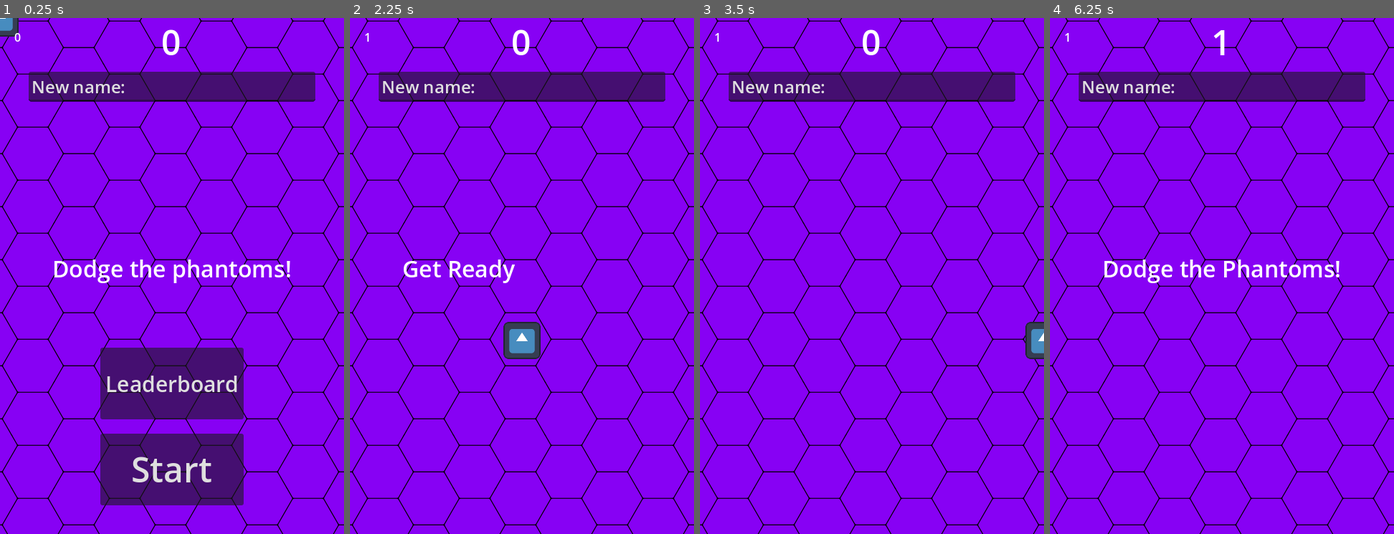
Above: before the commit, frames 1-4 (left to right).
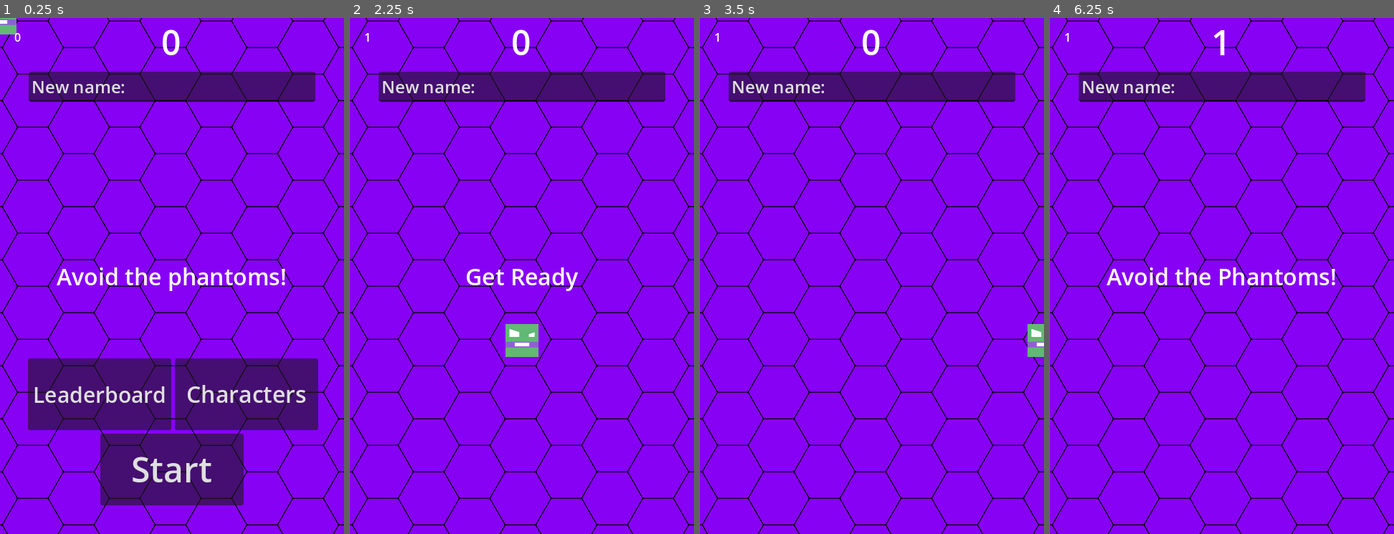
Above: after the commit, the same moments.

Repository: zacharyh9108/Dodgeball
Game: Godot game, scene res://main.tscn
Same seed, same stepped clock (60 frames per second), same inputs: the game is played once before the commit and once after it. The engine's default icon, where the game draws it, is replaced by a stand-in: a white triangle on a blue panel in a dark square.
Inputs (mouse positions are in pixels of both pictures, inside the frame that each line leads up to):
- Up to frame 1 (0.25 s): no input
- Up to frame 2 (2.25 s): click "Leaderboard" at 0.5 s; click (597, 394) at 1.25 s, where only the run after the commit has a clickable "Characters"; click "Start" at 2 s
- Up to frame 3 (3.5 s): tap Enter (start_game_input) at 2.75 s; hold D (move_right) from 2.78 s (still down); hold Enter (start_game_input) from 2.78 s (still down)
- Up to frame 4 (6.25 s): release D (move_right) at 3.53 s; release Enter (start_game_input) at 3.53 s; hold S (move_down) 3.53-4.28 s; tap Enter (start_game_input) at 3.6, 5.1 s; hold D (move_right) 4.28-5.03 s; hold Enter (start_game_input) 4.28-5.03 s; hold W (move_up) 5.03-5.78 s; hold A (move_left) from 5.78 s (still down); hold Enter (start_game_input) from 5.78 s (still down)

The runs differ from the first frame. In frame 1, 10% of the frame differs, in the area x 0-93%, y 0-80%; in frame 2, 1.6%; in frame 3, 0.4%; in frame 4, 1.6%.

Commit message:
Add files via upload
Added a character button, and rearranged the HUD

Diff:
--- a/Player.gd
+++ b/Player.gd
@@ -23,9 +23,7 @@
 
 	if velocity.length() > 0:
 		velocity = velocity.normalized() * speed
-		$AnimatedSprite2D.play()
-	else:
-		$AnimatedSprite2D.stop()
+
 	position += velocity * delta
 	position = position.clamp(Vector2.ZERO, screen_size)
 
--- a/hud.gd
+++ b/hud.gd
@@ -3,10 +3,11 @@
 # Notifies `Main` node that the button has been pressed
 signal start_game
 signal leaderboard
+signal character
 
 # Called when the node enters the scene tree for the first time.
 func _ready():
-	pass # Replace with function body.
+	pass
 
 # Called every frame. 'delta' is the elapsed time since the previous frame.
 func _process(delta):
@@ -22,12 +23,13 @@
 	# Wait until the MessageTimer has counted down.
 	await $MessageTimer.timeout
 
-	$Message.text = "Dodge the Phantoms!"
+	$Message.text = "Avoid the Phantoms!"
 	$Message.show()
 	# Make a one-shot timer and wait for it to finish.
 	await get_tree().create_timer(1.0).timeout
 	$LeaderboardButton.show()
 	$StartButton.show()
+	$CharacterButton.show()
 
 func update_score(score):
 	$ScoreLabel.text = str(score)
@@ -43,5 +45,9 @@
 	$AttemptLabel.text = str(attempt)
 
 func _on_leaderboard_button_pressed():
-		$LeaderboardButton.hide()
-		leaderboard.emit()
+	$LeaderboardButton.hide()
+	leaderboard.emit()
+
+func _on_character_button_pressed():
+	$CharacterButton.hide()
+	character.emit()
--- a/hud.tscn
+++ b/hud.tscn
@@ -29,7 +29,9 @@
 grow_horizontal = 2
 grow_vertical = 2
 theme_override_font_sizes/font_size = 32
-text = "Dodge the phantoms!"
+text = "Avoid the phantoms!"
+horizontal_alignment = 1
+vertical_alignment = 1
 
 [node name="AttemptLabel" type="Label" parent="."]
 offset_left = 20.0
@@ -62,17 +64,33 @@
 anchor_top = 1.0
 anchor_right = 0.5
 anchor_bottom = 1.0
-offset_left = -100.0
-offset_top = -260.0
-offset_right = 100.0
-offset_bottom = -160.0
+offset_left = -201.0
+offset_top = -245.0
+offset_right = -1.0
+offset_bottom = -145.0
 grow_horizontal = 2
 grow_vertical = 0
 theme_override_font_sizes/font_size = 30
 text = "Leaderboard"
 
+[node name="CharacterButton" type="Button" parent="."]
+anchors_preset = 8
+anchor_left = 0.5
+anchor_top = 0.5
+anchor_right = 0.5
+anchor_bottom = 0.5
+offset_left = 4.0
+offset_top = 115.0
+offset_right = 204.0
+offset_bottom = 215.0
+grow_horizontal = 2
+grow_vertical = 2
+theme_override_font_sizes/font_size = 32
+text = "Characters"
+
 [node name="MessageTimer" type="Timer" parent="."]
 
 [connection signal="pressed" from="StartButton" to="." method="_on_start_button_pressed"]
 [connection signal="pressed" from="LeaderboardButton" to="." method="_on_leaderboard_button_pressed"]
+[connection signal="pressed" from="CharacterButton" to="." method="_on_character_button_pressed"]
 [connection signal="timeout" from="MessageTimer" to="." method="_on_message_timer_timeout"]
--- a/main.gd
+++ b/main.gd
@@ -22,6 +22,7 @@
 
 func new_game():
 	$HUD/LeaderboardButton.hide()
+	$HUD/CharacterButton.hide()
 	attempt += 1
 	$HUD.update_attempt(attempt)
 	score = 0
--- a/main.tscn
+++ b/main.tscn
@@ -1,12 +1,12 @@
-[gd_scene load_steps=9 format=3 uid="uid://75dmqu0nkfa4"]
+[gd_scene load_steps=9 format=3 uid="uid://bc7ujfh2agdo5"]
 
 [ext_resource type="Script" path="res://main.gd" id="1_4lnlv"]
-[ext_resource type="PackedScene" uid="uid://c6o2mpqmra1io" path="res://mob.tscn" id="2_cxehb"]
-[ext_resource type="PackedScene" uid="uid://dia3n6df8bj4n" path="res://player.tscn" id="3_cf7ta"]
-[ext_resource type="PackedScene" uid="uid://0p6m86cq8vya" path="res://hud.tscn" id="4_mrcpv"]
-[ext_resource type="AudioStream" uid="uid://cnd336b5y6dhf" path="res://Music.mp3" id="5_c500y"]
-[ext_resource type="AudioStream" uid="uid://2vm8gmn1o6y0" path="res://Death.mp3" id="6_yr3aq"]
-[ext_resource type="Texture2D" uid="uid://dfd2fei83js3u" path="res://Hexagon-Pattern.png" id="7_qvei2"]
+[ext_resource type="PackedScene" path="res://mob.tscn" id="2_cxehb"]
+[ext_resource type="PackedScene" uid="uid://bh7j54nbs6lcq" path="res://player.tscn" id="3_cf7ta"]
+[ext_resource type="PackedScene" uid="uid://bscsrd7iq42vm" path="res://hud.tscn" id="4_mrcpv"]
+[ext_resource type="AudioStream" uid="uid://cnd336b5y6dhf" path="res://assets/Music.mp3" id="5_c500y"]
+[ext_resource type="AudioStream" uid="uid://2vm8gmn1o6y0" path="res://assets/Death.mp3" id="6_yr3aq"]
+[ext_resource type="Texture2D" uid="uid://dfd2fei83js3u" path="res://assets/Hexagon-Pattern.png" id="7_qvei2"]
 
 [sub_resource type="Curve2D" id="Curve2D_3jpc1"]
 _data = {
--- a/player.tscn
+++ b/player.tscn
@@ -1,11 +1,27 @@
-[gd_scene load_steps=5 format=3 uid="uid://dia3n6df8bj4n"]
+[gd_scene load_steps=9 format=3 uid="uid://bh7j54nbs6lcq"]
 
 [ext_resource type="Script" path="res://Player.gd" id="1_m7iat"]
-[ext_resource type="Texture2D" uid="uid://d2d6hyv8cj6gv" path="res://icon.svg" id="2_t30jl"]
+[ext_resource type="Texture2D" uid="uid://etpcv55qjla4" path="res://assets/Donatello.png" id="2_mm3gd"]
+[ext_resource type="Texture2D" uid="uid://d2d6hyv8cj6gv" path="res://assets/icon.svg" id="2_t30jl"]
+[ext_resource type="Texture2D" uid="uid://b55n7wd1y4wk0" path="res://assets/Angry.png" id="3_w4to3"]
+[ext_resource type="Texture2D" uid="uid://si3r550vxmbu" path="res://assets/Ginger.png" id="4_l11lx"]
+[ext_resource type="Texture2D" uid="uid://4ha3djiquyr6" path="res://assets/IronMan.png" id="5_47q7u"]
 
-[sub_resource type="SpriteFrames" id="SpriteFrames_y8l6h"]
+[sub_resource type="SpriteFrames" id="SpriteFrames_lyc7n"]
 animations = [{
 "frames": [{
+"duration": 1.0,
+"texture": ExtResource("2_mm3gd")
+}, {
+"duration": 1.0,
+"texture": ExtResource("3_w4to3")
+}, {
+"duration": 1.0,
+"texture": ExtResource("4_l11lx")
+}, {
+"duration": 1.0,
+"texture": ExtResource("5_47q7u")
+}, {
 "duration": 1.0,
 "texture": ExtResource("2_t30jl")
 }],
@@ -22,7 +38,7 @@
 
 [node name="AnimatedSprite2D" type="AnimatedSprite2D" parent="."]
 scale = Vector2(0.4, 0.4)
-sprite_frames = SubResource("SpriteFrames_y8l6h")
+sprite_frames = SubResource("SpriteFrames_lyc7n")
 metadata/_edit_group_ = true
 
 [node name="CollisionShape2D" type="CollisionShape2D" parent="."]
--- a/project.godot
+++ b/project.godot
@@ -13,7 +13,7 @@
 config/name="New Game Project"
 run/main_scene="res://main.tscn"
 config/features=PackedStringArray("4.2", "Forward Plus")
-config/icon="res://icon.svg"
+config/icon="res://assets/icon.svg"
 
 [display]
 
Not shown: 1 places in hud.tscn that only renumber resources
